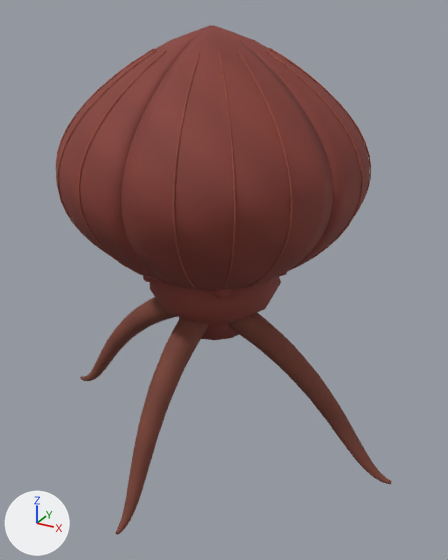
One commit to the glTF model public/assets/enemies/calyx_motion_v1.glb: the scene before it, then after it.
The view is the same before and after, from a camera (50 mm lens) standing at (1.56, -2.72, 2.38) and looking at (0.11, -0.08, 1.06). Lighting does not change. The marker at lower left points along +X, +Y and +Z. The picture after the commit comes second. Vertices at exactly the same position are counted once.

Names of what the first picture shows: 'CALYX_skin'.
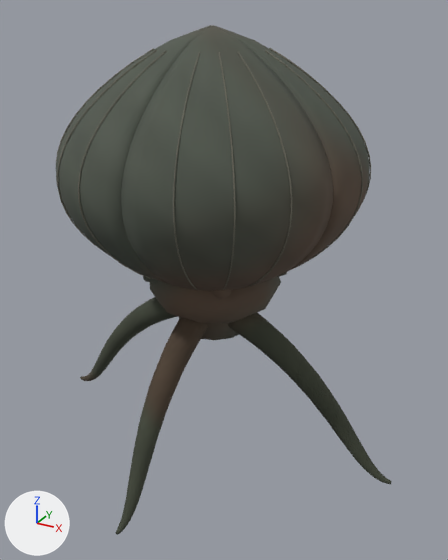
Location of each change, (x1, y1, x2, y2) in pixels of the pictures (448 x 560 px):
part 1 of me_icosphere, recoloured (brown to dark grey)
    both: (56, 25, 371, 338)
part 2 of me_icosphere, recoloured
    both: (80, 125, 392, 535)

The change in detail:
me_icosphere has 7137 vertices, 13990 faces and spans x -1.08..1.08, y -0.97..0.79, z 0.01..2.3.
me_icosphere is used by ob_calyx_skin; location (0.0, 0.0, 0.0).
me_icosphere part 1: 8199 faces centred in x -0.78..0.78, y -0.76..0.79, z 0.73..2.3 are repainted in the vertex colours; the middle colour goes from brown #9a4e3a to dark grey #6b6a5e.
me_icosphere part 2: 4691 faces centred in x -1.08..1.08, y -0.97..0.66, z 0.02..2.3 are repainted in the vertex colours; the middle colour goes from dark red #793f32 to dark grey #424638.
